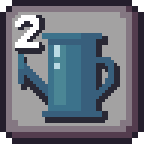
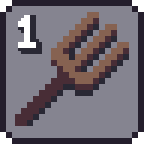
Layered file, before and after one edit (144x144). Changes by layer:
hid "Layer 3", painted on it over <box>18,33,114,120</box>
hid "Layer 2" over <box>21,36,120,123</box>
showed "Layer 6", painted on it over <box>21,12,129,120</box>
hid "Layer 4", painted on it over <box>6,6,138,138</box>
painted on "Layer 1" over <box>6,6,138,138</box>
